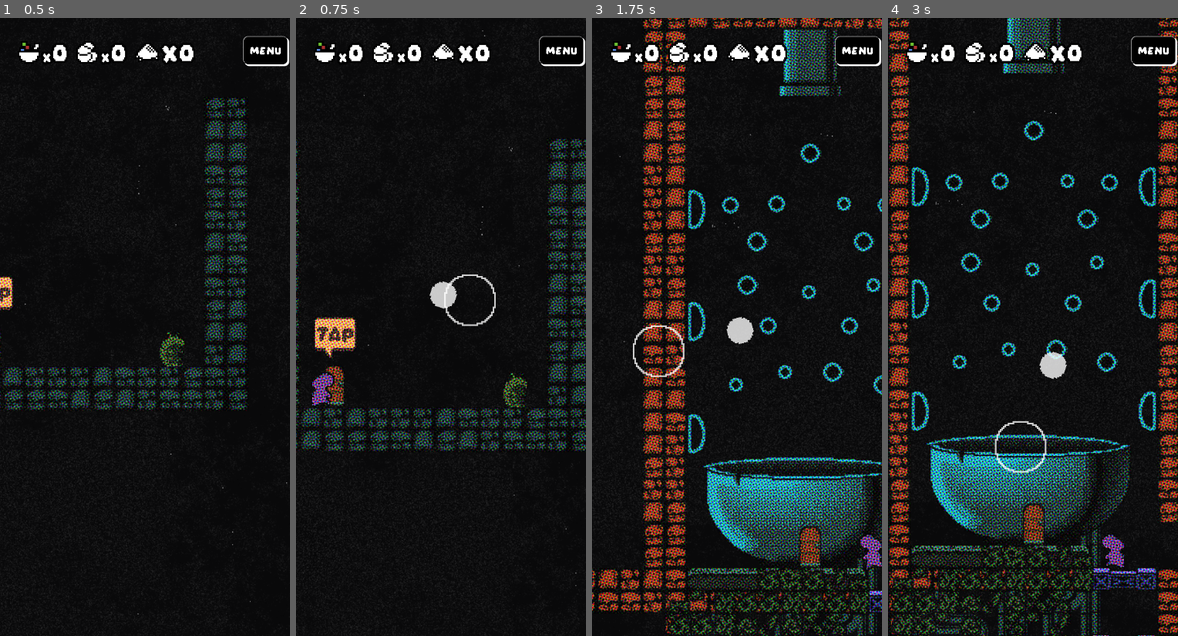
Above: before the commit, frames 1-4 (left to right).
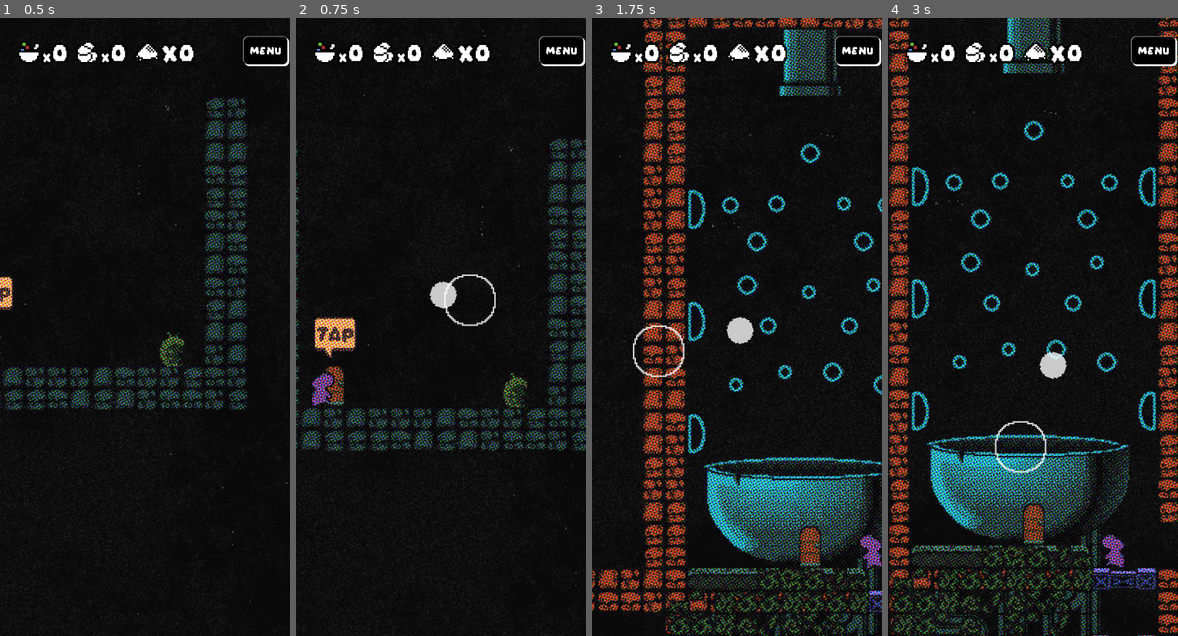
Above: after the commit, the same moments.

Repository: Ogelnac/high_and_dry
Game: Godot game, scene res://main.tscn
Same seed, same stepped clock (60 frames per second), same inputs: the game is played once before the commit and once after it. Sound files missing from this copy of the repository are replaced by a short silence.
Inputs (mouse positions are in pixels of both pictures, inside the frame that each line leads up to):
- Up to frame 1 (0.5 s): no input
- Up to frame 2 (0.75 s): drag from (470, 302) to (377, 271) at 0.52 s
- Up to frame 3 (1.75 s): drag from (647, 351) to (737, 327) at 1.27 s
- Up to frame 4 (3 s): move the mouse to (1062, 191) at 2.02 s; click (1062, 191) at 2.17 s; drag from (1018, 450) to (1108, 184) at 2.77 s

Frame 1 is identical in both runs. In frame 2, 0.3% of the frame differs, in the area x 5-14%, y 57-63%; in frame 3, 0.3%; in frame 4, 0.3%, in the area x 73-82%, y 83-90%.
Error in both runs: Attempt to call function 'get_var' in base 'null instance' on a null instance. (res://autoloads/game_manager.gd:50)

Commit message:
New Tailor Sprites
- Fixed aim direction while sliding on wall

Diff:
--- a/autoloads/dialogue_manager.gd
+++ b/autoloads/dialogue_manager.gd
@@ -133,8 +133,11 @@
 	var option_2 = dialogue_input.get_node("Option2") as Button
 	scene_change_name = scene_path
 
-	option_1.pressed.connect(_on_option_1_pressed)
-	option_2.pressed.connect(_on_option_2_pressed)
+	if not option_1.pressed.is_connected(_on_option_1_pressed):
+		option_1.pressed.connect(_on_option_1_pressed)
+
+	if not option_2.pressed.is_connected(_on_option_2_pressed):
+		option_2.pressed.connect(_on_option_2_pressed)
 
 func _on_option_1_pressed():
 	GameManager.change_scene(scene_change_name)
--- a/autoloads/game_manager.gd
+++ b/autoloads/game_manager.gd
@@ -26,7 +26,7 @@
 var fade_out: bool = false
 
 func _process(_delta: float) -> void:
-	if fade_out:
+	if fade_out and circle_fade:
 		var trans_value = circle_fade.material.get_shader_parameter("transition_value") + 0.01
 		circle_fade.material.set_shader_parameter("transition_value", trans_value)
 		await get_tree().create_timer(0.5).timeout
--- a/player.tscn
+++ b/player.tscn
@@ -93,8 +93,8 @@
 texture_filter = 1
 material = SubResource("ShaderMaterial_ov318")
 texture = ExtResource("1_qowkf")
-hframes = 3
-vframes = 7
+hframes = 5
+vframes = 5
 
 [node name="AnimationPlayer" type="AnimationPlayer" parent="Sprite2D"]
 libraries = {
--- a/player/arcade_player.tscn
+++ b/player/arcade_player.tscn
@@ -104,15 +104,15 @@
 material = SubResource("ShaderMaterial_0rtdd")
 position = Vector2(0, -4)
 texture = ExtResource("4_uymdo")
-hframes = 3
-vframes = 7
+hframes = 5
+vframes = 5
 
 [node name="CollisionShape2D" type="CollisionShape2D" parent="."]
 shape = SubResource("CircleShape2D_sb2v7")
 
 [node name="AnimationPlayer" type="AnimationPlayer" parent="."]
 libraries = {
-"": SubResource("AnimationLibrary_cuypb")
+&"": SubResource("AnimationLibrary_cuypb")
 }
 
 [node name="TapTimer" type="Timer" parent="."]
--- a/player/player_scripts/arcade_player.gd
+++ b/player/player_scripts/arcade_player.gd
@@ -54,17 +54,19 @@
 	if aiming:
 		if slowmo_count > 0.0:
 			slowmo_count -= delta
-			Engine.time_scale = 1.0 - pow(slowmo_count/slowmo_max, 4)
+			Engine.time_scale = 1.0 - pow(slowmo_count / slowmo_max, 4)
 		else:
 			Engine.time_scale = 1.0
+	else:
+		Engine.time_scale = 1.0
 
 	if climbing_thread:
-		var collision = move_and_collide((climbing_target_location-global_position).normalized() * climb_velocity * delta, true)
+		var collision = move_and_collide((climbing_target_location - global_position).normalized() * climb_velocity * delta, true)
 		if collision:
 			climbing_thread = false
 			recall_needles.emit()
 		else:
-			velocity = (climbing_target_location-global_position).normalized() * climb_velocity;
+			velocity = (climbing_target_location - global_position).normalized() * climb_velocity
 			move_and_slide()
 	else:
 		move_and_slide()
@@ -78,7 +80,6 @@
 	update_sprite_orientation(delta)
 	apply_squash_and_stretch(delta)
 	previous_velocity = velocity
-
 
 	if touching and tap_timer.is_stopped():
 		# Aiming
@@ -86,9 +87,29 @@
 		if aiming and release_displacement.length() > 64.0:
 			aim_ray.target_position = get_throw_velocity(release_displacement)
 			if aim_ray.is_colliding():
-				aim_line.points = [aim_line.to_local(Vector2(global_position.x, global_position.y - 4)), aim_line.to_local(aim_ray.get_collision_point())]
+				aim_line.points = [
+					aim_line.to_local(Vector2(global_position.x, global_position.y - 4)),
+					aim_line.to_local(aim_ray.get_collision_point())
+				]
 			else:
-				aim_line.points = [aim_line.to_local(Vector2(global_position.x, global_position.y - 4)), aim_line.to_local(global_position + get_throw_velocity(release_displacement))]
+				aim_line.points = [
+					aim_line.to_local(Vector2(global_position.x, global_position.y - 4)),
+					aim_line.to_local(global_position + get_throw_velocity(release_displacement))
+				]
+
+	var sprite := $Sprite2D
+
+	var local_aim_x = (-release_displacement).rotated(-current_angle).x
+	var wall_dir = get_wall_collision_direction()
+
+	if aiming:
+		sprite.flip_h = local_aim_x < 0
+	elif wall_dir != 0:
+		var local_wall_x = Vector2(wall_dir, 0).rotated(-current_angle).x
+		sprite.flip_h = local_wall_x > 0
+	elif abs(velocity.x) > 0.5:
+		var local_vel_x = velocity.rotated(-current_angle).x
+		sprite.flip_h = local_vel_x < 0
 
 func _input(event: InputEvent):
 	if event is InputEventScreenTouch:
@@ -271,11 +292,6 @@
 	sprite.rotation = current_angle
 	sprite.position = Vector2(0, -4).rotated(current_angle)
 
-	if aiming:
-		sprite.flip_h = release_displacement.x > 0
-	elif abs(velocity.x) > 0.5:
-		sprite.flip_h = velocity.x < 0
-
 func wrapf(value: float, min_val: float, max_val: float) -> float:
 	return fmod((value - min_val), (max_val - min_val)) + min_val
 
Binary file changed: textures/Tailor.png
